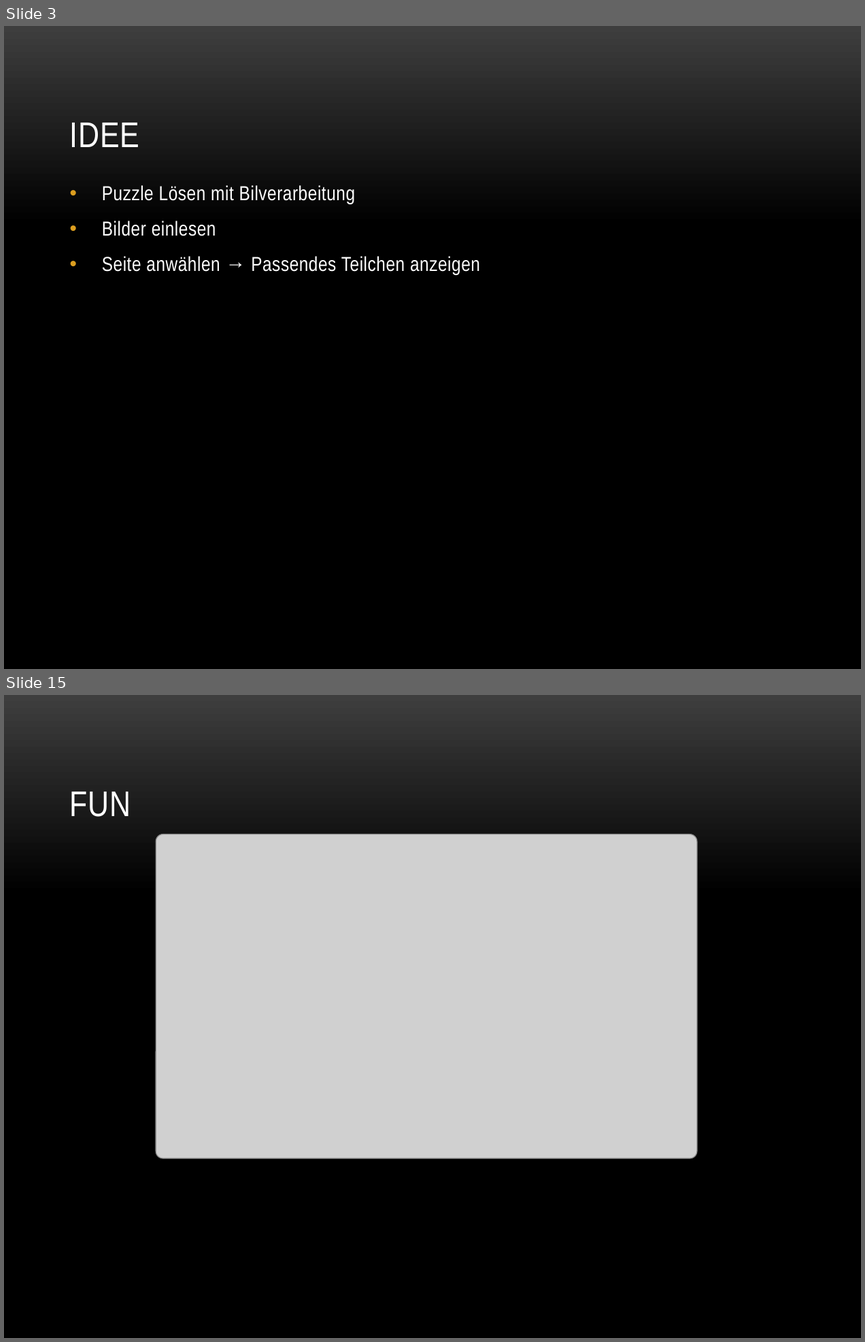
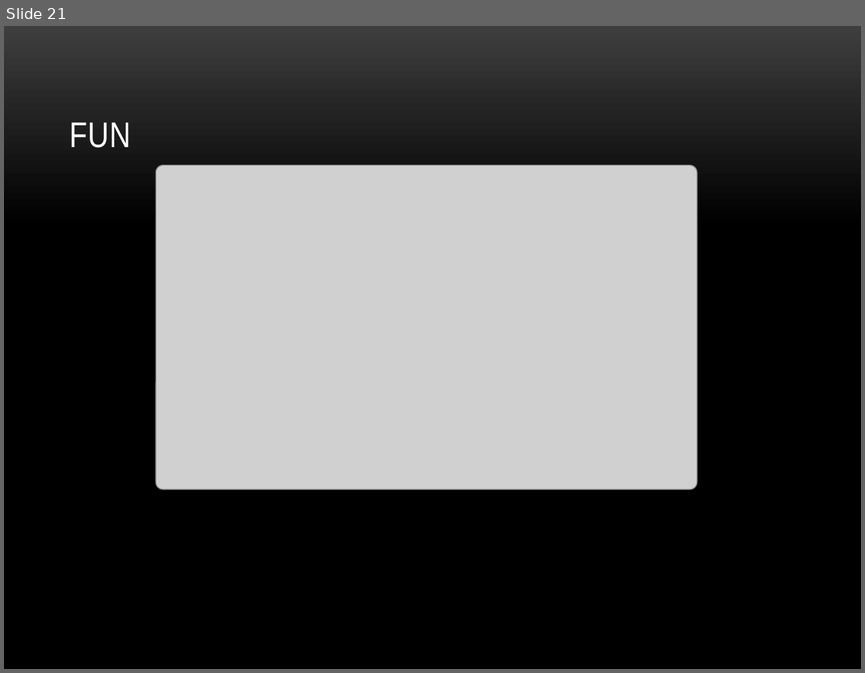
Before and after one commit to baertschi/Puzzle, a slide deck: Doku/Puzzle.pptx. Shown one above the other, each under a label of ours: slides 3 and 15 before the commit, slide 21 after it; the slides between them are not shown. The pictures are 865x1342 and 865x673 pixels, drawn with LibreOffice and Linux fonts; fonts in the diff are those of the drawing; grey boxes stand for pictures; background and template pictures are left out. Boxes give left, top, right and bottom in pixels: in the first picture for what was removed or moved away, otherwise in the second. Text is boxed around its words. In the diff, an @@ line names an element or a change of style, - is before the commit and + after.

```diff
--- a/Doku/Puzzle.pptx
+++ b/Doku/Puzzle.pptx
@@ slide 3 removed at bbox=[4, 26, 861, 669], background picture (left out) @@
@@ title removed at bbox=[70, 123, 140, 147] @@
-IDEE
@@ text removed at bbox=[102, 185, 480, 275] @@
-• Puzzle Lösen mit Bilverarbeitung
-• Bilder einlesen
-• Seite anwählen → Passendes Teilchen anzeigen
@@ what was slide 15 is now slide 21 @@
```
Also in this commit, not shown: 8 slides changed, 11 slides added, 4 other slides removed.
